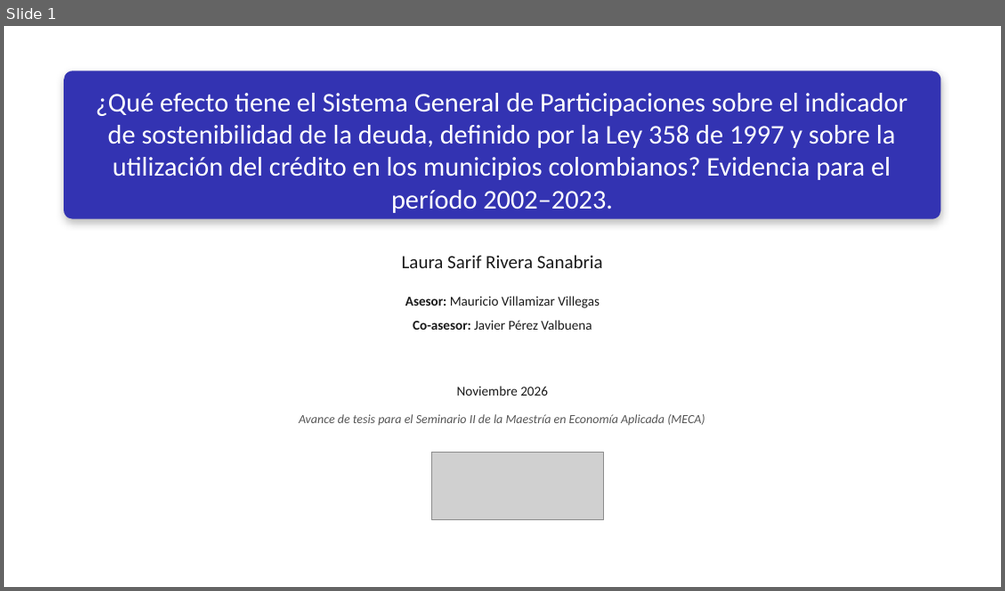
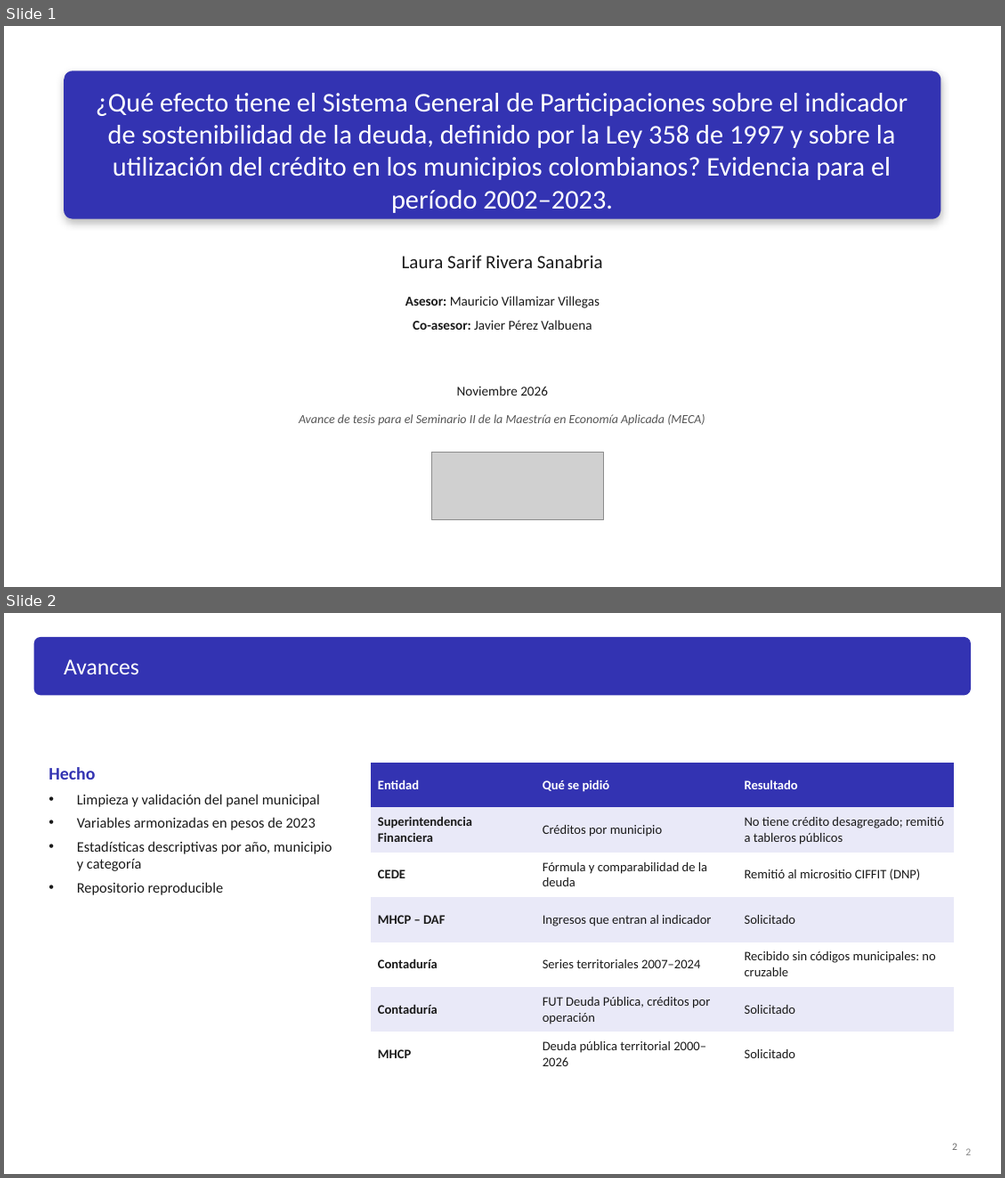
Before and after one commit to Laurarivera34/TESIS_MECA, a slide deck: docs/slides/asesores/Presentación_LauraRivera.pptx. Shown one above the other, each under a label of ours: slide 1 before the commit, slides 1 and 2 after it. The pictures are 1005x591 and 1005x1178 pixels, drawn with LibreOffice and Linux fonts; fonts in the diff are those of the drawing; grey boxes stand for pictures. Boxes give left, top, right and bottom in pixels: in the first picture for what was removed or moved away, otherwise in the second. Text is boxed around its words. In the diff, an @@ line names an element or a change of style, - is before the commit and + after.

Commit message:
slides
Preparación de ppt al público en general y a los asesores

```diff
--- a/docs/slides/asesores/Presentación_LauraRivera.pptx
+++ b/docs/slides/asesores/Presentación_LauraRivera.pptx
@@ slide 2 added at bbox=[4, 613, 1001, 1174], background #FFFFFF @@
@@ rounded rectangle added at bbox=[34, 637, 971, 695], fill #3333B2 @@
@@ text added at bbox=[64, 659, 139, 674], 22 pt, text #FFFFFF @@
+Avances
@@ text added at bbox=[48, 767, 332, 895], 14 pt, text #1A1A1A @@
+Hecho
+• Limpieza y validación del panel municipal
+• Variables armonizadas en pesos de 2023
+• Estadísticas descriptivas por año, municipio y categoría
+• Repositorio reproducible
@@ table added at bbox=[371, 763, 954, 1077], 7 rows, 3 columns @@
+Entidad | Qué se pidió | Resultado
+Superintendencia Financiera | Créditos por municipio | No tiene crédito desagregado; remitió a tableros públicos
+CEDE | Fórmula y comparabilidad de la deuda | Remitió al micrositio CIFFIT (DNP)
+MHCP – DAF | Ingresos que entran al indicador | Solicitado
+Contaduría | Series territoriales 2007–2024 | Recibido sin códigos municipales: no cruzable
+Contaduría | FUT Deuda Pública, créditos por operación | Solicitado
+MHCP | Deuda pública territorial 2000–2026 | Solicitado
@@ page number added at bbox=[952, 1143, 957, 1150], 10 pt, text #6B6B6B @@
+2
@@ text added at bbox=[965, 1148, 971, 1155], 10 pt, text #888888 @@
+2
```
Also in this commit, not shown: 12 slides changed, 16 other slides added, 17 slides removed, 7 other files.
